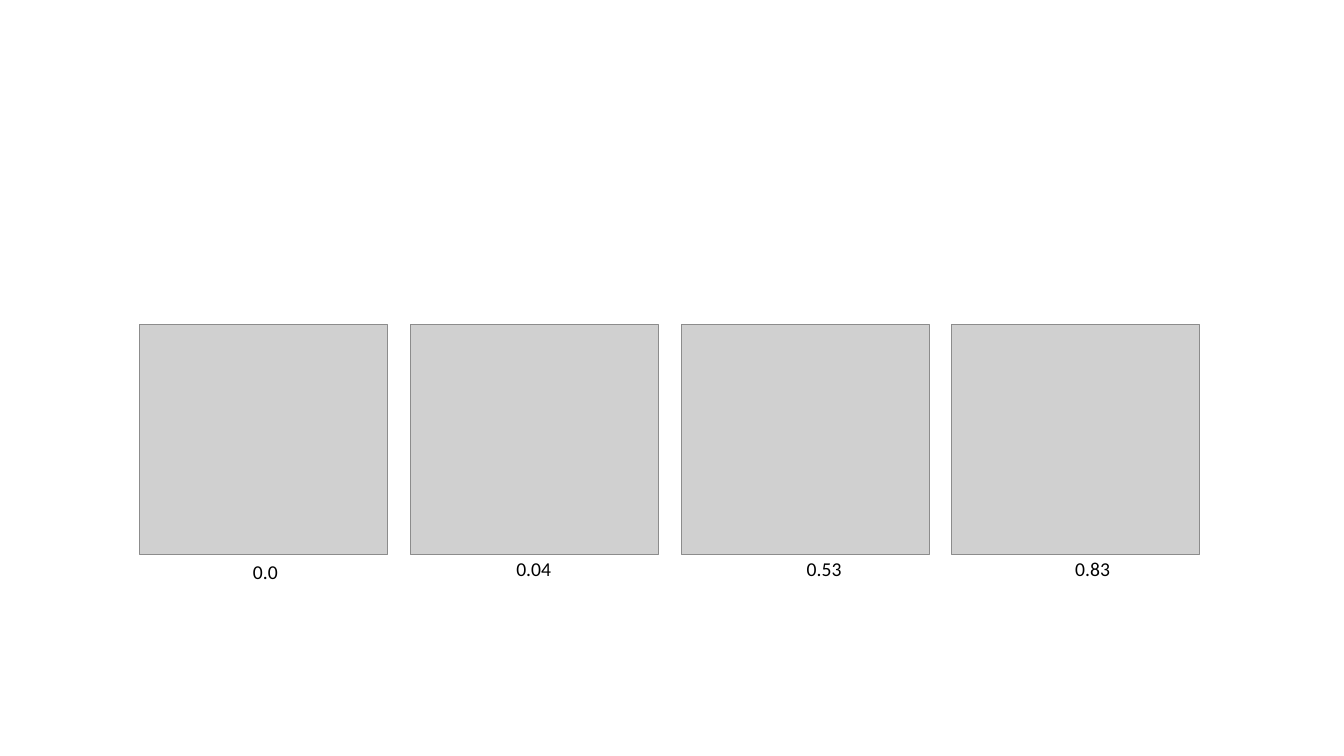
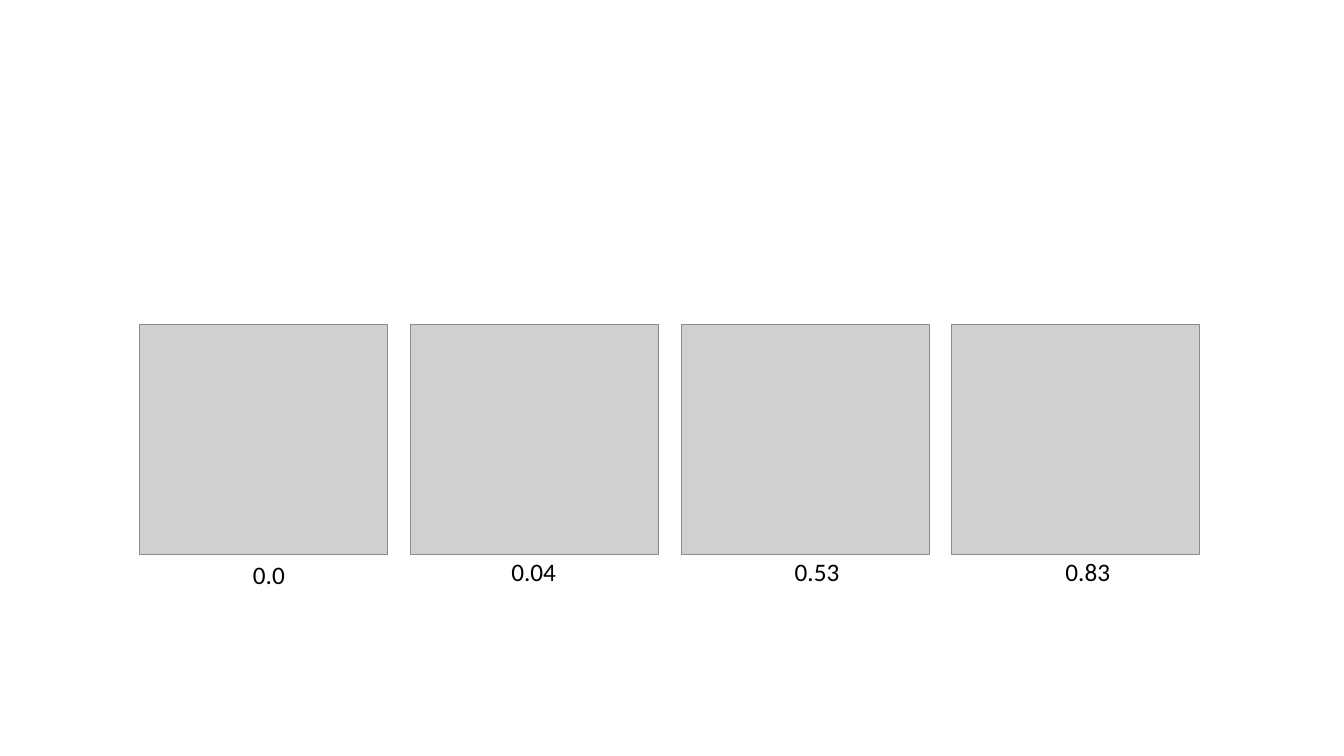
Before and after one commit to tuandnvn/learn-to-perform, a slide deck: slide 5 of miscellanous/Presentation1.pptx. Drawn at 1344x756 pixels with LibreOffice and Linux fonts; fonts in the diff are those of the drawing; grey boxes stand for pictures. Boxes give left, top, right and bottom in pixels: in the first picture for what was removed or moved away, otherwise in the second. Text is boxed around its words. In the diff, an @@ line names an element or a change of style, - is before the commit and + after.

```diff
--- a/miscellanous/Presentation1.pptx
+++ b/miscellanous/Presentation1.pptx
@@ size 14 to 18 pt in 4 elements at box(253, 567, 285, 584), box(1065, 563, 1110, 581), box(511, 564, 556, 581), box(795, 564, 840, 581) @@
@@ text "0.53": place and size @@
-text "0.53" at box(807, 563, 842, 576)
+text "0.53" at box(795, 564, 840, 581)
@@ text "0.83": place and size @@
-text "0.83" at box(1075, 562, 1110, 576)
+text "0.83" at box(1065, 563, 1110, 581)
```
Also in this commit, not shown: 1 slide added, 12 other files.
